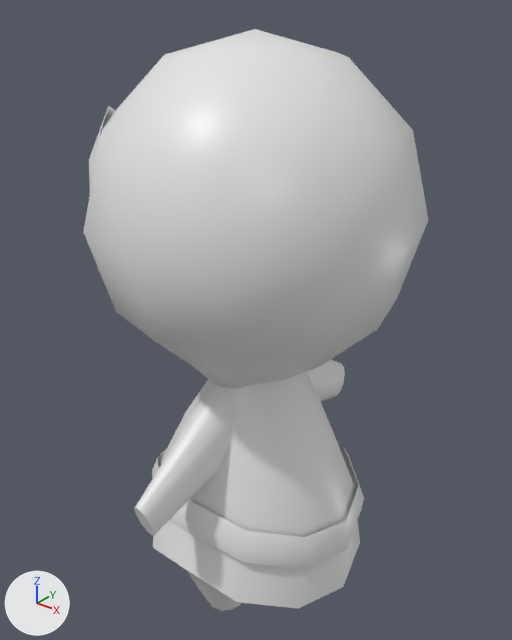
Before and after pictures for a commit that changed the FBX model Assets/Models/Enemy Model.fbx.
The view is the same before and after, from a camera (50 mm lens) standing at (1.227, -1.529, 1.965) and looking at (-0.021, 0.031, 0.998). Lighting does not change. The marker at lower left points along +X, +Y and +Z. Where no turn or scale is listed for an object, it has been applied to the vertices.
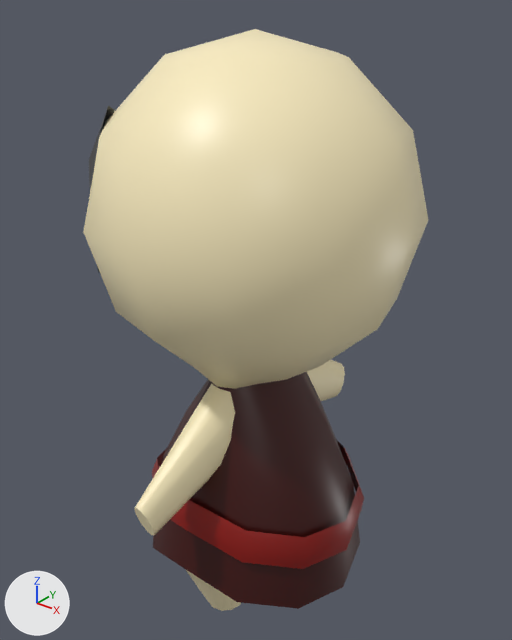
Changed parts and their boxes (x1, y1, x2, y2) in the pictures (512 x 640 px):
'Cylinder.002', surface changed (grey to beige): (84, 29, 428, 611) in both

The edits, one by one:
Picture 'Enemy Textures.jpg' (img_enemy_textures_jpg) is new.
In material 'Material.001' (mat_material_001), base_color is no longer (0.8, 0.8, 0.8), white #e7e7e7.
In material 'Material.001' (mat_material_001), texture is now set to img_enemy_textures_jpg.
